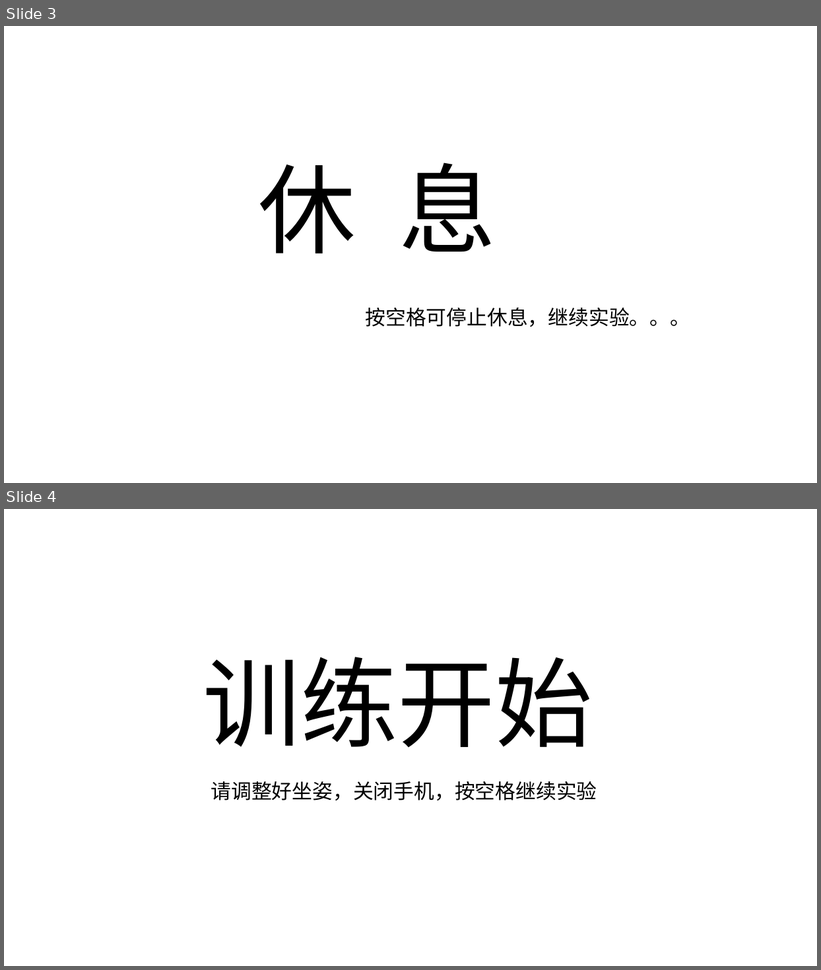
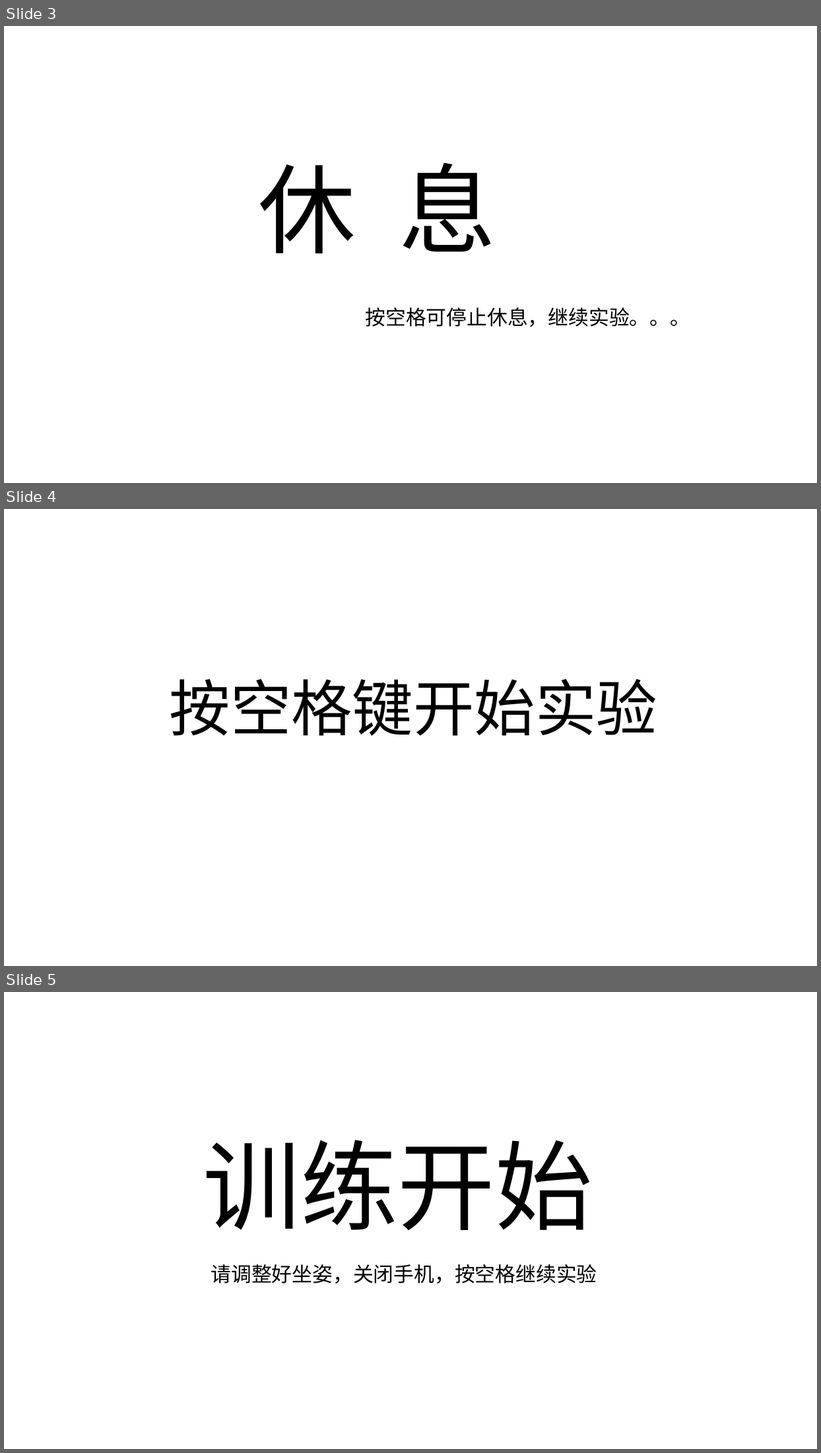
Before and after one commit to brainwatcher/grip4.0, a slide deck: preparation/grip_backup.pptx. Shown one above the other, each under a label of ours: slides 3 and 4 before the commit, slides 3, 4 and 5 after it. The pictures are 821x970 and 821x1453 pixels, drawn with LibreOffice and Linux fonts; fonts in the diff are those of the drawing. Boxes give left, top, right and bottom in pixels: in the first picture for what was removed or moved away, otherwise in the second. Text is boxed around its words. In the diff, an @@ line names an element or a change of style, - is before the commit and + after.

```diff
--- a/preparation/grip_backup.pptx
+++ b/preparation/grip_backup.pptx
@@ slide 4 added at [4,509,817,966], background #FFFFFF @@
@@ text added at [170,679,657,736], 72 pt, text #000000 @@
+按空格键开始实验
@@ what was slide 4 is now slide 5 @@
```
Also in this commit, not shown: 1 other slide added, 1 slide removed, 48 other files.
